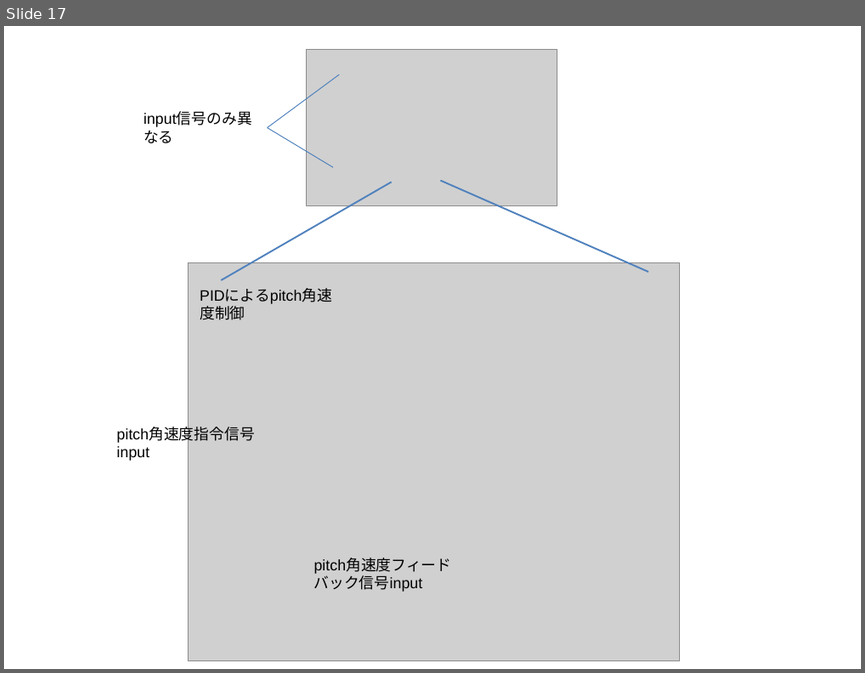
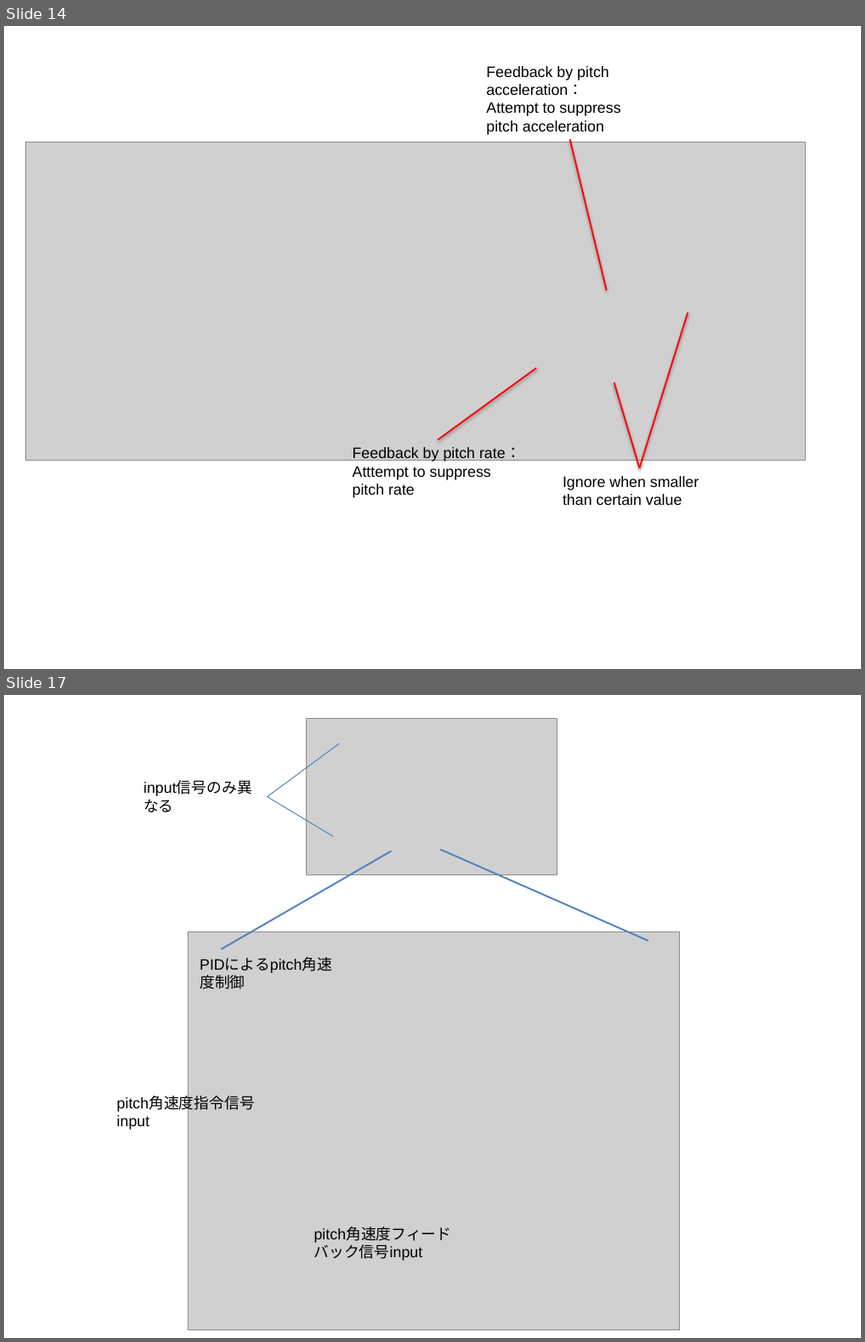
Before and after one commit to zeta-plusplus/SystemModels, a slide deck: figs/makeFig.pptx. Shown one above the other, each under a label of ours: slide 17 before the commit, slides 14 and 17 after it; the slides between them are not shown. The pictures are 865x673 and 865x1342 pixels, drawn with LibreOffice and Linux fonts; fonts in the diff are those of the drawing; grey boxes stand for pictures. Boxes give left, top, right and bottom in pixels: in the first picture for what was removed or moved away, otherwise in the second. Text is boxed around its words. In the diff, an @@ line names an element or a change of style, - is before the commit and + after.

```diff
--- a/figs/makeFig.pptx
+++ b/figs/makeFig.pptx
@@ slide 14 added at <box>4,26,861,669</box>, background #FFFFFF @@
@@ text added at <box>486,66,620,135</box>, 14 pt, text #000000 @@
+Feedback by pitch acceleration：
+Attempt to suppress pitch acceleration
@@ picture added at <box>26,142,805,460</box> @@
@@ line added from (607, 290) to (570, 140), #FF0000 1.5 pt @@
@@ line added from (640, 468) to (688, 312), #FF0000 1.5 pt @@
@@ line added from (537, 368) to (438, 440), #FF0000 1.5 pt @@
@@ line added from (640, 468) to (614, 382), #FF0000 1.5 pt @@
@@ text added at <box>352,447,521,498</box>, 14 pt, text #000000 @@
+Feedback by pitch rate：
+Atttempt to suppress pitch rate
@@ text added at <box>562,476,698,505</box>, 14 pt, text #000000 @@
+Ignore when smaller than certain value
```
Also in this commit, not shown: 5 slides changed, 3 other slides added, 4 slides removed, 5 other files.
